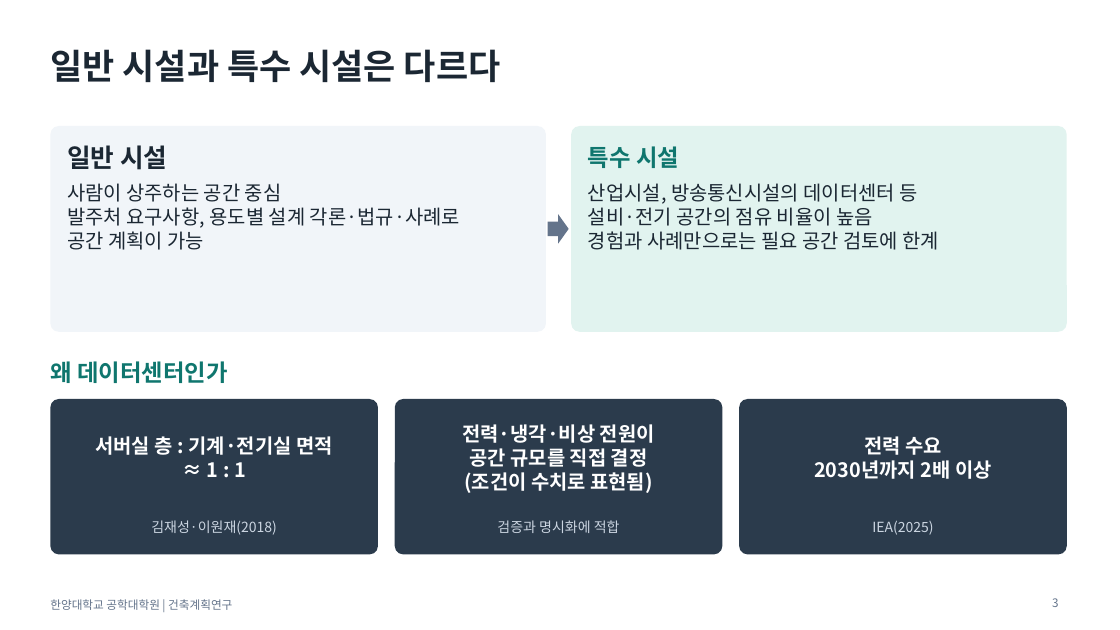
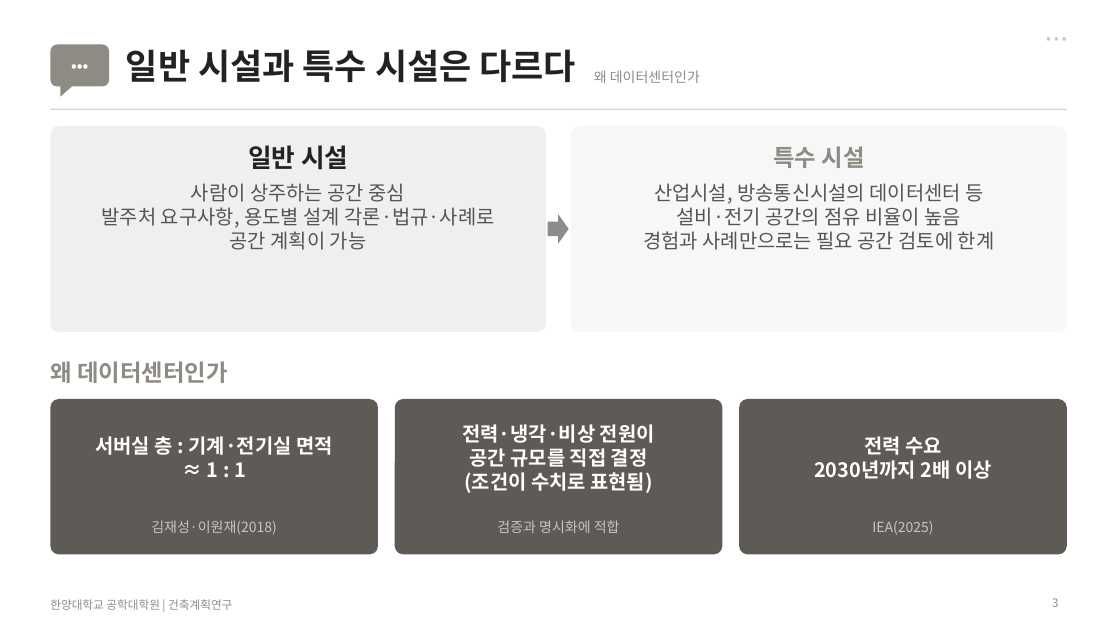
Before and after one commit to sangchuls/pango-gmp, a slide deck: slide 3 of research/final/발표자료_최종.pptx. Drawn at 1120x630 pixels with LibreOffice and Linux fonts; fonts in the diff are those of the drawing. Boxes give left, top, right and bottom in pixels: in the first picture for what was removed or moved away, otherwise in the second. Text is boxed around its words. In the diff, an @@ line names an element or a change of style, - is before the commit and + after.

```diff
--- a/research/final/발표자료_최종.pptx
+++ b/research/final/발표자료_최종.pptx
@@ text added at (x1=1008, y1=25, x2=1067, y2=50), 12 pt, text #C8C8C8 @@
+• • •
@@ rounded rectangle added at (x1=50, y1=45, x2=109, y2=87), fill #8E8A84 @@
@@ text added at (x1=50, y1=45, x2=109, y2=87), 13 pt, text #FFFFFF, bold @@
+•••
@@ title "일반 시설과 특수 시설은 다르다" moved from (x1=50, y1=49, x2=501, y2=82) to (x1=126, y1=49, x2=577, y2=82) @@
@@ title "일반 시설과 특수 시설은 다르다" at (x1=126, y1=49, x2=577, y2=82): text colour #1B2733 to #222222 @@
@@ right triangle added at (x1=60, y1=85, x2=74, y2=97), fill #8E8A84 @@
@@ text added at (x1=594, y1=70, x2=700, y2=83), 12 pt, text #8C8C8C @@
+왜 데이터센터인가
@@ line added from (50, 109) to (1067, 109), #D4D4D4 1 pt @@
@@ rounded rectangle at (x1=50, y1=126, x2=546, y2=332): fill #F1F5F9 to #EFEFEF @@
@@ text "일반 시설" at (x1=248, y1=145, x2=348, y2=170): text colour #1B2733 to #222222; alignment left to centre @@
@@ rounded rectangle at (x1=571, y1=126, x2=1067, y2=332): fill #E1F3EF to #F7F7F7 @@
@@ text "특수 시설" at (x1=773, y1=146, x2=865, y2=168): text colour #0F766E to #8E8A84; alignment left to centre @@
@@ text "사람이 상주하는 공간 중심" at (x1=102, y1=183, x2=494, y2=250): text colour #1B2733 to #555555; alignment left to centre @@
@@ text "산업시설, 방송통신시설의 데이터센터 등" at (x1=643, y1=183, x2=995, y2=250): text colour #1B2733 to #555555; alignment left to centre @@
@@ right arrow at (x1=548, y1=214, x2=569, y2=244): fill #64748B to #8C8C8C @@
@@ text "왜 데이터센터인가" at (x1=50, y1=361, x2=228, y2=383): text colour #0F766E to #8E8A84 @@
@@ fill #2B3B4C to #5E5A55 in 3 elements at (x1=50, y1=399, x2=378, y2=555), (x1=395, y1=399, x2=723, y2=555), (x1=739, y1=399, x2=1067, y2=555) @@
@@ text colour #CBD5E1 to #C8C5C0 in 3 elements at (x1=151, y1=520, x2=277, y2=535), (x1=497, y1=520, x2=620, y2=533), (x1=872, y1=521, x2=933, y2=535) @@
@@ text "한양대학교 공학대학원 | 건축계획연구" at (x1=50, y1=599, x2=232, y2=610): text colour #64748B to #8C8C8C @@
@@ page number at (x1=1052, y1=598, x2=1058, y2=607): text colour #64748B to #8C8C8C @@
```
Also in this commit, not shown: 18 other slides changed, 4 other files.
